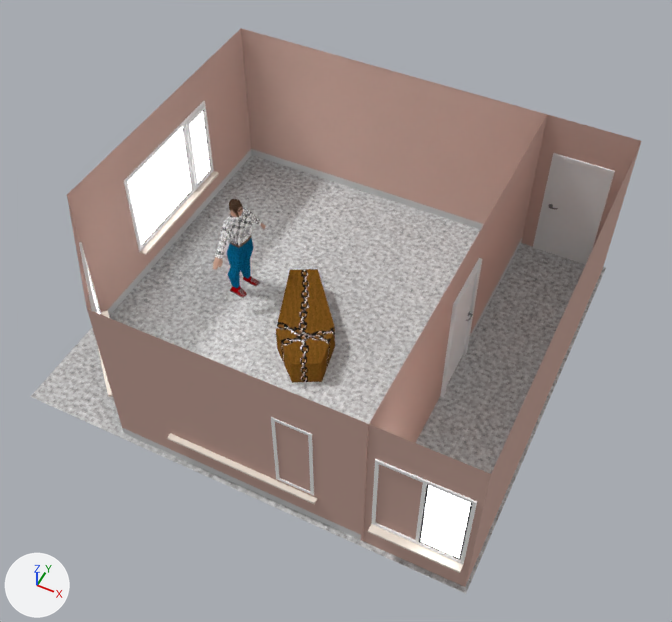
One commit to the Blender file MAG 2/PSX MAG 2.blend: the scene before it, then after it.
The view is the same before and after, from a 50 mm camera at (6.12, -9.34, 12.14) aimed at (1.66, -0.43, 1.0). The lights are fixed; the arrows at lower left show +X, +Y and +Z.

Names of what the first picture shows: 'Coffin', 'Door', 'Door.001', 'DoorFrame', 'DoorFrame.001', 'Ground', 'John', 'Plane', 'Walls', 'Window', 'Window.001', 'Window.002'.
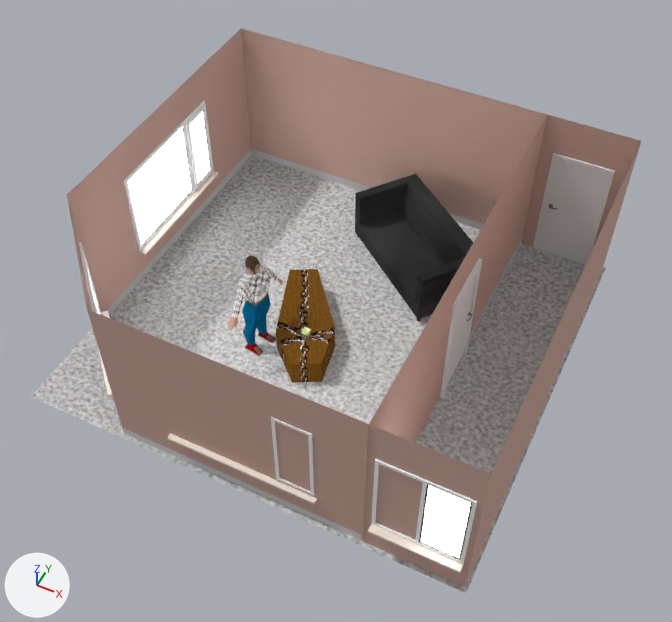
Commit message: Added couch to flat

Changed parts and their boxes [x1, y1, x2, y2] in the pictures (672 x 622 px):
'Couch', added
    after: [355, 174, 473, 319]
'John', moved
    before: [213, 199, 266, 298]
    after: [228, 256, 283, 357]
'Lock', added
    after: [301, 327, 311, 338]

Edits to the bpy script that builds the scene:
```text
Add mat_lock_top:
    mat_lock_top = diffuse_material('Lock top')
    mat_lock_top.base_color = (0.282, 0.282, 0.282)  # grey #919191
Add mat_lock:
    mat_lock = diffuse_material('Lock')
    mat_lock.base_color = (0.894, 1.0, 0.434)  # green #f3ffb0
Add mat_wood:
    mat_wood = bpy.data.materials.new('Wood')
    # nodes: BsdfDiffuse, OutputMaterial, TexNoise, TexVoronoi, TexWave, ValToRGB
    # colours: black #000000, brown #9b692b
Add mat_couch_leather:
    mat_couch_leather = bpy.data.materials.new('Couch Leather')
    # nodes: BsdfDiffuse, OutputMaterial, TexNoise, TexVoronoi, ValToRGB
    # colours: black #000000, dark grey #474747
Add me_cube_002:
    me_cube_002.from_pydata(...)  # 20 vertices, 18 faces; spans x -1.0..1.0, y -1.0..1.0, z -1.0..2.42
    # faces by material slot: [9, 9]
    me_cube_002.materials.append(mat_lock)  # green #f3ffb0
    me_cube_002.materials.append(mat_lock_top)  # grey #919191
Add me_cylinder:
    me_cylinder.from_pydata(...)  # 48 vertices, 32 faces; spans x -27.9..27.9, y -28.1..28.1, z -0.1..0.1
    me_cylinder.materials.append(mat_wood)
Add me_cube_003:
    me_cube_003.from_pydata(...)  # 36 vertices, 34 faces; spans x -1.38..1.22, y -1.37..1.21, z -0.42..0.53
    me_cube_003.materials.append(mat_couch_leather)
Change ob_john:
    ob_john.location: (-2.69, -2.56, 0.0) -> (-1.78, -3.58, 0.0)
Add ob_lock:
    ob_lock = bpy.data.objects.new('Lock', me_cube_002)
    ob_lock.parent = ob_coffin
    ob_lock.matrix_parent_inverse = Matrix(((0.874, 0.485, 0.0, -0.744), (-0.485, 0.874, 0.0, 0.881), (0.0, 0.0, 1.0, -0.237), (0.0, 0.0, 0.0, 1.0)))
    ob_lock.location = (1.23, -0.659, 0.507)
    ob_lock.rotation_euler = (1.919, 0.0, 0.0)  # degrees (110, 0, 0)
    ob_lock.scale = (0.0598, 0.0242, 0.0598)
Add ob_cylinder:
    ob_cylinder = bpy.data.objects.new('Cylinder', me_cylinder)
    ob_cylinder.parent = ob_couch
    ob_cylinder.matrix_parent_inverse = Matrix(((1.0, 0.0, 0.0, -2.178), (0.0, 1.0, 0.0, -1.77), (0.0, 0.0, 1.0, -0.52), (0.0, 0.0, 0.0, 1.0)))
    ob_cylinder.location = (2.044, 1.646, 0.0449)
    ob_cylinder.rotation_euler = (0.0, 0.0, 0.00653)  # degrees (0, 0, 0.4)
    ob_cylinder.scale = (0.0431, 0.0431, 0.619)
Add ob_couch:
    ob_couch = bpy.data.objects.new('Couch', me_cube_003)
    ob_couch.location = (2.14, 2.06, 0.52)
    ob_couch.rotation_euler = (0.0, 0.0, 0.122)  # degrees (0, 0, 7)
```
